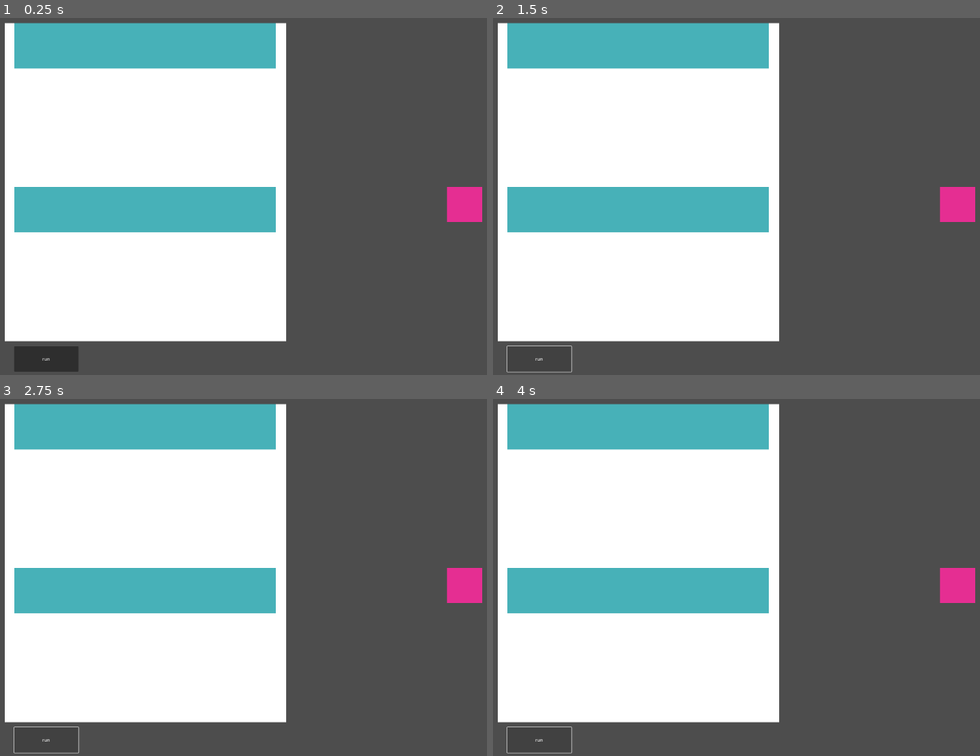
Above: before the commit, frames 1-4 (two rows, left to right).
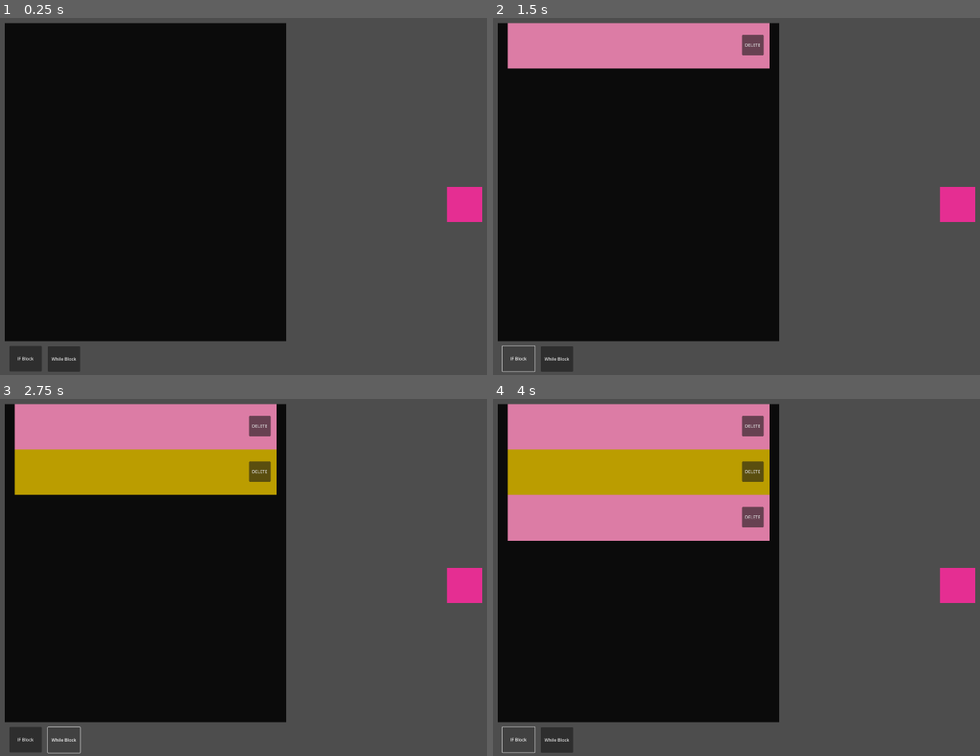
Above: after the commit, the same moments.

Repository: ScottHem222/ram
Game: Godot game, scene res://scenes/main.tscn
Two runs of this game, one before a commit and one after it. Both use one fixed random seed, a clock stepped at 60 frames per second and the inputs below.
Inputs (mouse positions are in pixels of both pictures, inside the frame that each line leads up to):
- Up to frame 1 (0.25 s): no input
- Up to frame 2 (1.5 s): click (541, 360) at 0.5 s, where only the run before the commit has a clickable "run"; click (517, 357) at 1.25 s, where only the run after the commit has a clickable "IF Block"
- Up to frame 3 (2.75 s): click (63, 741) at 2 s, where only the run after the commit has a clickable "While Block"
- Up to frame 4 (4 s): click (541, 741) at 2.75 s, where only the run before the commit has a clickable "run"; click (517, 738) at 3.5 s, where only the run after the commit has a clickable "IF Block"

The runs differ from the first frame. In frame 1, 52% of the frame differs, in the area x 0-59%, y 1-100%; in frame 2, 52%; in frame 3, 52%; in frame 4, 52%.

Commit message:
block types

Diff:
--- a/scenes/DragBlock.tscn
+++ b/scenes/DragBlock.tscn
@@ -15,3 +15,11 @@
 offset_bottom = 165.0
 mouse_filter = 2
 color = Color(0.27666545, 0.69339615, 0.723513, 1)
+
+[node name="DeleteButton" type="Button" parent="."]
+layout_mode = 0
+offset_left = 848.0
+offset_top = 43.0
+offset_right = 926.0
+offset_bottom = 117.0
+text = "DELETE"
--- /dev/null
+++ b/scenes/IfBlock.tscn
@@ -0,0 +1,8 @@
+[gd_scene load_steps=2 format=3 uid="uid://dm4q5tem3ym47"]
+
+[ext_resource type="PackedScene" uid="uid://bg358417trm0u" path="res://scenes/DragBlock.tscn" id="1_o7527"]
+
+[node name="DragBlock" instance=ExtResource("1_o7527")]
+
+[node name="ColorRect" parent="." index="0"]
+color = Color(0.8623331, 0.48496103, 0.64655197, 1)
--- /dev/null
+++ b/scenes/WhileBlock.tscn
@@ -0,0 +1,8 @@
+[gd_scene load_steps=2 format=3 uid="uid://fba5hcps4h7q"]
+
+[ext_resource type="PackedScene" uid="uid://bg358417trm0u" path="res://scenes/DragBlock.tscn" id="1_0vh57"]
+
+[node name="DragBlock" instance=ExtResource("1_0vh57")]
+
+[node name="ColorRect" parent="." index="0"]
+color = Color(0.7351631, 0.6151676, 3.85046e-07, 1)
--- a/scenes/main.tscn
+++ b/scenes/main.tscn
@@ -1,9 +1,12 @@
-[gd_scene load_steps=5 format=3 uid="uid://dn0ldn8kemnnw"]
+[gd_scene load_steps=8 format=3 uid="uid://dn0ldn8kemnnw"]
 
 [ext_resource type="Script" uid="uid://bfbx155fa2i08" path="res://scripts/main.gd" id="1_8gbba"]
+[ext_resource type="Script" uid="uid://cnc3h0lpcsesq" path="res://scripts/SpawnBlock.gd" id="2_tbgi4"]
 [ext_resource type="Script" uid="uid://chtlsw6eigcvp" path="res://scripts/CodeBox.gd" id="3_jyhfs"]
 [ext_resource type="PackedScene" uid="uid://c3vroyc0ggbck" path="res://scenes/robot.tscn" id="3_kry3j"]
 [ext_resource type="PackedScene" uid="uid://bg358417trm0u" path="res://scenes/DragBlock.tscn" id="3_sugp2"]
+[ext_resource type="PackedScene" uid="uid://dm4q5tem3ym47" path="res://scenes/IfBlock.tscn" id="3_tefeu"]
+[ext_resource type="PackedScene" uid="uid://fba5hcps4h7q" path="res://scenes/WhileBlock.tscn" id="4_o6xl0"]
 
 [node name="Main" type="Control"]
 layout_mode = 3
@@ -12,13 +15,28 @@
 offset_bottom = 41.0
 script = ExtResource("1_8gbba")
 
-[node name="RunButton" type="Button" parent="."]
+[node name="SpawnIfBlock" type="Button" parent="." node_paths=PackedStringArray("block_bound_box")]
 layout_mode = 0
-offset_left = 80.0
+offset_left = 63.0
+offset_top = 1191.0
+offset_right = 180.0
+offset_bottom = 1283.0
+text = "IF Block
+"
+script = ExtResource("2_tbgi4")
+block_scene = ExtResource("3_tefeu")
+block_bound_box = NodePath("../BlockBoundBox")
+
+[node name="SpawnWhileBlock" type="Button" parent="." node_paths=PackedStringArray("block_bound_box")]
+layout_mode = 0
+offset_left = 202.0
 offset_top = 1192.0
-offset_right = 313.0
+offset_right = 319.0
 offset_bottom = 1284.0
-text = "run"
+text = "While Block"
+script = ExtResource("2_tbgi4")
+block_scene = ExtResource("4_o6xl0")
+block_bound_box = NodePath("../BlockBoundBox")
 
 [node name="Robot" parent="." instance=ExtResource("3_kry3j")]
 
@@ -28,20 +46,14 @@
 offset_top = 21.0
 offset_right = 1065.0
 offset_bottom = 1173.0
+color = Color(0.045312412, 0.04531242, 0.04531242, 1)
 script = ExtResource("3_jyhfs")
 
 [node name="DragBlock" parent="." node_paths=PackedStringArray("boundary_node") instance=ExtResource("3_sugp2")]
+visible = false
 layout_mode = 0
 offset_left = 81.0
 offset_top = 21.0
 offset_right = 1028.0
 offset_bottom = 183.0
 boundary_node = NodePath("../BlockBoundBox")
-
-[node name="DragBlock2" parent="." node_paths=PackedStringArray("boundary_node") instance=ExtResource("3_sugp2")]
-layout_mode = 0
-offset_left = 80.0
-offset_top = 614.0
-offset_right = 1027.0
-offset_bottom = 779.0
-boundary_node = NodePath("../BlockBoundBox")
--- a/scripts/CodeBox.gd
+++ b/scripts/CodeBox.gd
@@ -6,8 +6,10 @@
 var slot_positions: Array = []
 var slot_occupants: Array = []
 
+
 func _ready():
 	_initialize_slots()
+
 
 func _initialize_slots():
 	slot_positions.clear()
@@ -15,29 +17,54 @@
 
 	var usable_space = size.y - block_height
 	var step = usable_space / float(snap_slots - 1)
+
 	for i in range(snap_slots):
 		var y = global_position.y + i * step
 		slot_positions.append(y)
 		slot_occupants.append(null)
 
-func find_nearest_slot(block_y: float) -> int:
-	var nearest := 0
-	var min_dist := INF
-	for i in range(slot_positions.size()):
-		var d = abs(block_y - slot_positions[i])
-		if d < min_dist:
-			min_dist = d
-			nearest = i
-	return nearest
+
+# ---------------------------------------------------------
+# Get the highest free slot (slot 0 first, then 1,2,...)
+# ---------------------------------------------------------
+func get_highest_free_slot() -> int:
+	for i in range(snap_slots):
+		if slot_occupants[i] == null:
+			return i
+	return -1   # No free slots
+
 
 func is_slot_free(idx: int) -> bool:
 	return slot_occupants[idx] == null
 
+
 func occupy_slot(idx: int, block: Node) -> void:
 	slot_occupants[idx] = block
 
+
+# ---------------------------------------------------------
+# Called both when dragging begins AND when deleting:
+# Removes block from array and auto-shuffles other blocks up
+# ---------------------------------------------------------
 func clear_slot(block: Node) -> void:
 	for i in range(slot_occupants.size()):
 		if slot_occupants[i] == block:
 			slot_occupants[i] = null
-			break
+			_shuffle_up_from(i)
+			return
+
+
+# ---------------------------------------------------------
+# Shuffle every block below upwards by 1 slot
+# Used when a block gets deleted above
+# ---------------------------------------------------------
+func _shuffle_up_from(start_slot: int) -> void:
+	for i in range(start_slot, snap_slots - 1):
+		slot_occupants[i] = slot_occupants[i + 1]
+
+		# If a block occupies new index, tell it to snap to this slot
+		if slot_occupants[i] != null:
+			slot_occupants[i].snap_to_slot(i)
+
+	# Last slot becomes empty
+	slot_occupants[snap_slots - 1] = null
--- a/scripts/DragBlock.gd
+++ b/scripts/DragBlock.gd
@@ -1,66 +1,86 @@
 extends Control
 
-@export var boundary_node: Node
-@export var snap_slots: int = 7
+@export var boundary_node: Node    # Assign CodeBox node
+@export var snap_slots := 7
 
-var dragging: bool = false
-var drag_offset: Vector2 = Vector2.ZERO
-var current_slot: int = -1
+var dragging := false
+var drag_offset := Vector2.ZERO
+var current_slot := -1
 
-func _gui_input(event: InputEvent) -> void:
+@onready var delete_button = $DeleteButton
+
+
+func _ready():
+	delete_button.pressed.connect(_on_delete_pressed)
+
+
+func _on_delete_pressed():
+	# Free slot and auto-shuffle others upward
+	if boundary_node and current_slot != -1:
+		boundary_node.clear_slot(self)
+
+	queue_free()
+
+
+func _gui_input(event):
 	if event is InputEventMouseButton and event.button_index == MOUSE_BUTTON_LEFT:
 		if event.pressed:
 			dragging = true
 			drag_offset = event.position
-			if boundary_node:
+
+			# Free our old slot FIRST so drag can reassign
+			if boundary_node and current_slot != -1:
 				boundary_node.clear_slot(self)
 			current_slot = -1
+
 		else:
 			dragging = false
-			_snap_to_nearest_slot()
+			_snap_to_highest_slot()
+
 	elif event is InputEventMouseMotion and dragging and boundary_node:
-		var new_pos: Vector2 = global_position + (event.position - drag_offset)
-		var boundary_rect: Rect2 = Rect2(boundary_node.global_position, boundary_node.size)
-		new_pos.y = clamp(new_pos.y, boundary_rect.position.y, boundary_rect.position.y + boundary_rect.size.y - size.y)
-		new_pos.x = boundary_rect.position.x + (boundary_rect.size.x - size.x) / 2.0
+		var new_pos = global_position + (event.position - drag_offset)
+		var bbox = Rect2(boundary_node.global_position, boundary_node.size)
+
+		# Vertical clamp
+		new_pos.y = clamp(new_pos.y, bbox.position.y, bbox.position.y + bbox.size.y - size.y)
+
+		# Keep horizontally centered always
+		new_pos.x = bbox.position.x + (bbox.size.x - size.x) / 2.0
+
 		global_position = new_pos
 
 
-func _snap_to_nearest_slot() -> void:
+# ---------------------------------------------------------
+# NEW: Always snap to the highest available slot
+# ---------------------------------------------------------
+func _snap_to_highest_slot():
 	if not boundary_node:
 		return
 
-	var nearest: int = boundary_node.find_nearest_slot(global_position.y)
-	var target_slot: int = nearest
+	var slot = boundary_node.get_highest_free_slot()
+	if slot == -1:
+		return  # no free space, do nothing
 
-	# find first available slot if nearest is occupied
-	if not boundary_node.is_slot_free(nearest):
-		var found: bool = false
-		for offset: int in range(1, snap_slots):
-			var up: int = nearest - offset
-			var down: int = nearest + offset
-			if up >= 0 and boundary_node.is_slot_free(up):
-				target_slot = up
-				found = true
-				break
-			elif down < snap_slots and boundary_node.is_slot_free(down):
-				target_slot = down
-				found = true
-				break
-
-		if not found and current_slot != -1:
-			target_slot = current_slot
-
-	# always snap somewhere
-	_occupy_slot(target_slot)
+	snap_to_slot(slot)
+	boundary_node.occupy_slot(slot, self)
+	current_slot = slot
 
 
-func _occupy_slot(idx: int) -> void:
-	var snapped_y: float = boundary_node.slot_positions[idx]
-	var centered_x: float = boundary_node.global_position.x + (boundary_node.size.x - size.x) / 2.0
+# ---------------------------------------------------------
+# Called by BOTH dragging + CodeBox shuffle
+# ---------------------------------------------------------
+func snap_to_slot(idx):
+	var snapped_y = boundary_node.slot_positions[idx]
+	var bbox = boundary_node
 
-	var tween: Tween = get_tree().create_tween()
-	tween.tween_property(self, "global_position", Vector2(centered_x, snapped_y), 0.15).set_ease(Tween.EASE_OUT)
+	var centered_x = bbox.global_position.x + (bbox.size.x - size.x) / 2.0
 
-	boundary_node.occupy_slot(idx, self)
+	var tween = get_tree().create_tween()
+	tween.tween_property(
+		self,
+		"global_position",
+		Vector2(centered_x, snapped_y),
+		0.15
+	).set_ease(Tween.EASE_OUT)
+
 	current_slot = idx
--- /dev/null
+++ b/scripts/SpawnBlock.gd
@@ -0,0 +1,43 @@
+extends Button
+
+@export var block_scene: PackedScene
+@export var block_bound_box: Node   # This is your BlockBoundBox ColorRect
+
+func _pressed() -> void:
+	if block_bound_box == null:
+		push_error("BlockBoundBox not assigned!")
+		return
+
+	# Find next free slot
+	var next_slot: int = -1
+	for i: int in range(block_bound_box.snap_slots):
+		if block_bound_box.is_slot_free(i):
+			next_slot = i
+			break
+
+	# No free slots left
+	if next_slot == -1:
+		print("No free slots in BlockBoundBox.")
+		return
+
+	# Instance new DragBlock
+	var new_block: Node = block_scene.instantiate()
+
+	# Tell the block which boundary box it belongs to
+	new_block.boundary_node = block_bound_box
+
+	# Add it to the same parent as the button (usually the main scene)
+	get_parent().add_child(new_block)
+
+	# Determine snapped position
+	var slot_y: float = block_bound_box.slot_positions[next_slot]
+	var centered_x: float = block_bound_box.global_position.x + (block_bound_box.size.x - new_block.size.x) / 2.0
+
+	# Position the block directly into the slot
+	new_block.global_position = Vector2(centered_x, slot_y)
+
+	# Mark slot as occupied
+	block_bound_box.occupy_slot(next_slot, new_block)
+
+	# Update the block's internal slot index
+	new_block.current_slot = next_slot
--- a/scripts/main.gd
+++ b/scripts/main.gd
@@ -2,17 +2,3 @@
 
 @onready var block_container = $BlockBoundBox
 @onready var robot = $Robot
-
-func _ready():
-	$RunButton.pressed.connect(_on_run_pressed)
-
-func _on_run_pressed():
-	for child in block_container.get_children():
-		if child.has_method("to_dict"):
-			run_block(child.to_dict())
-
-func run_block(block_data: Dictionary):
-	match block_data["type"]:
-		"move":
-			var distance = float(block_data["params"]["distance"])
-			robot.move_by(distance)
Not shown, added: scripts/SpawnBlock.gd.uid
